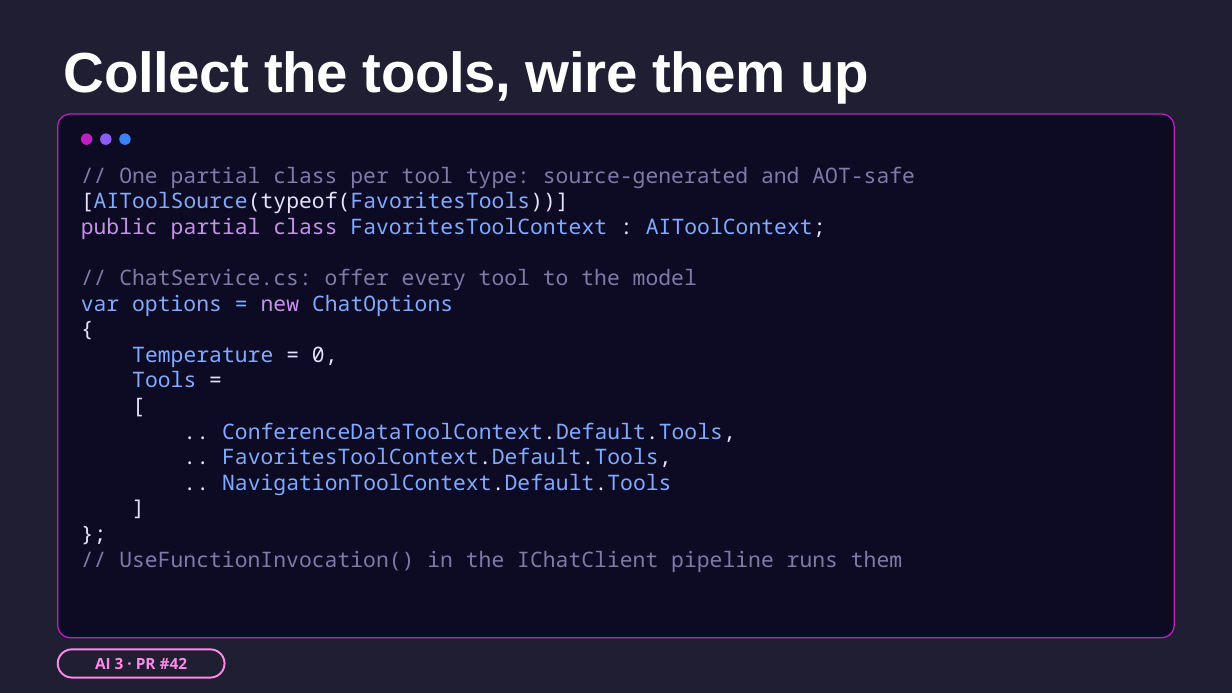
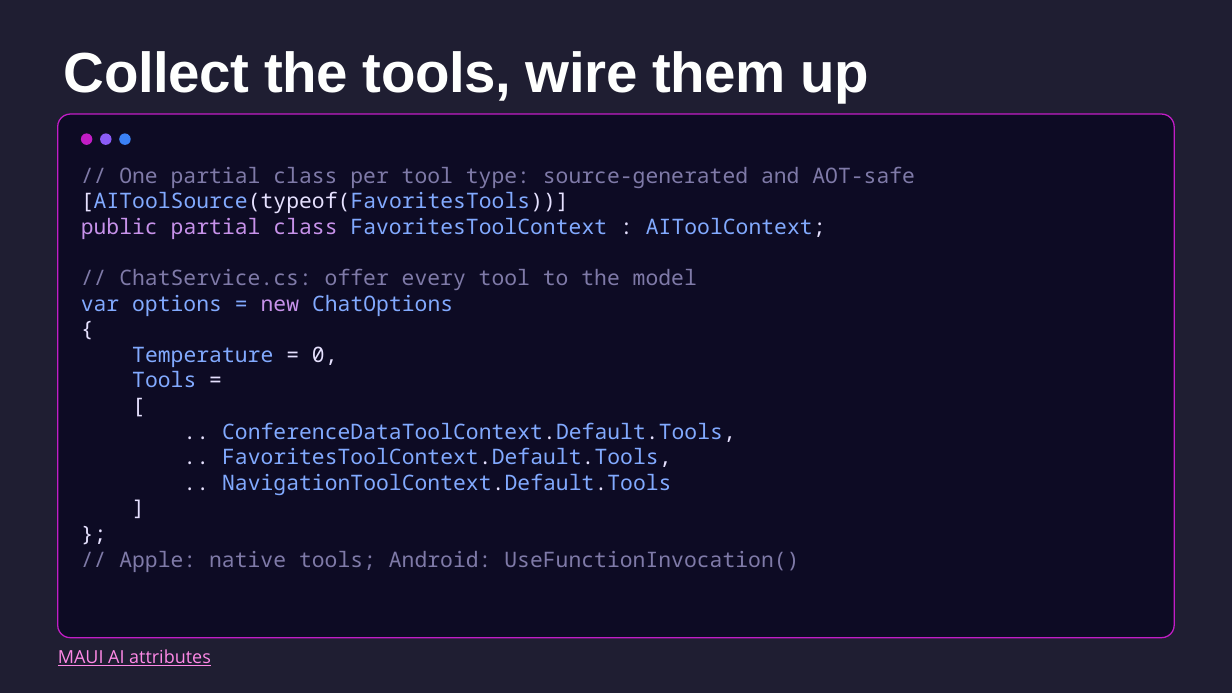
Before and after one commit to mattleibow/dotnetconf2026, a slide deck: slide 21 of slides.pptx (slide 19 before the commit). Drawn at 1232x693 pixels with LibreOffice and Linux fonts; fonts in the diff are those of the drawing. Boxes give left, top, right and bottom in pixels: in the first picture for what was removed or moved away, otherwise in the second. Text is boxed around its words. In the diff, an @@ line names an element or a change of style, - is before the commit and + after.

```diff
--- a/slides.pptx
+++ b/slides.pptx
@@ text at (119, 551, 799, 572): text changed @@
-// UseFunctionInvocation() in the IChatClient pipeline runs them
+// Apple: native tools; Android: UseFunctionInvocation()
@@ rounded rectangle removed at (57, 650, 225, 678) @@
-AI 3 · PR #42
@@ text added at (58, 649, 211, 666), 14 pt, text #FF89E7, underline @@
+MAUI AI attributes
```
Also in this commit, not shown: 13 other slides changed, 2 slides added.
